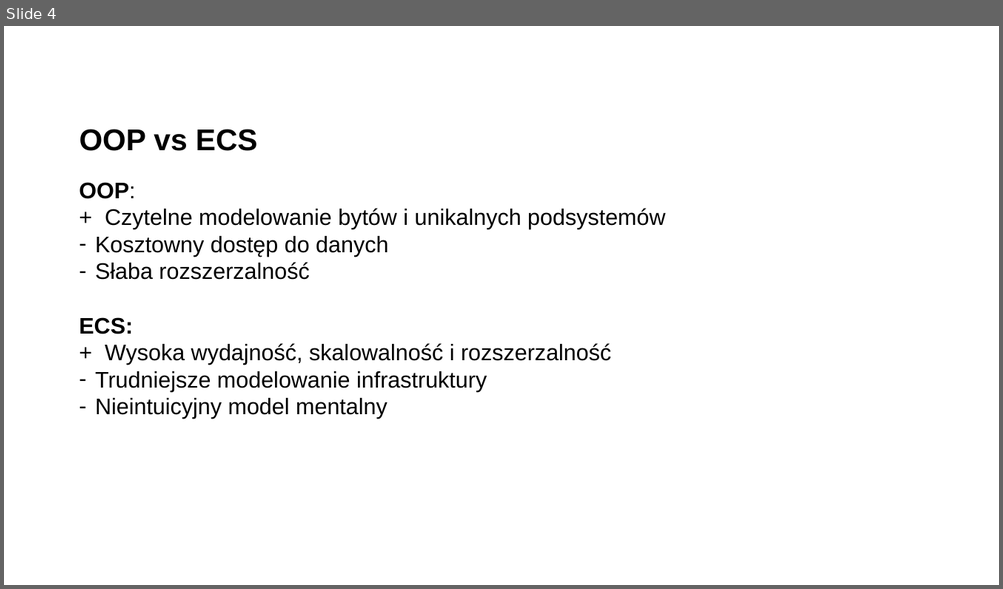
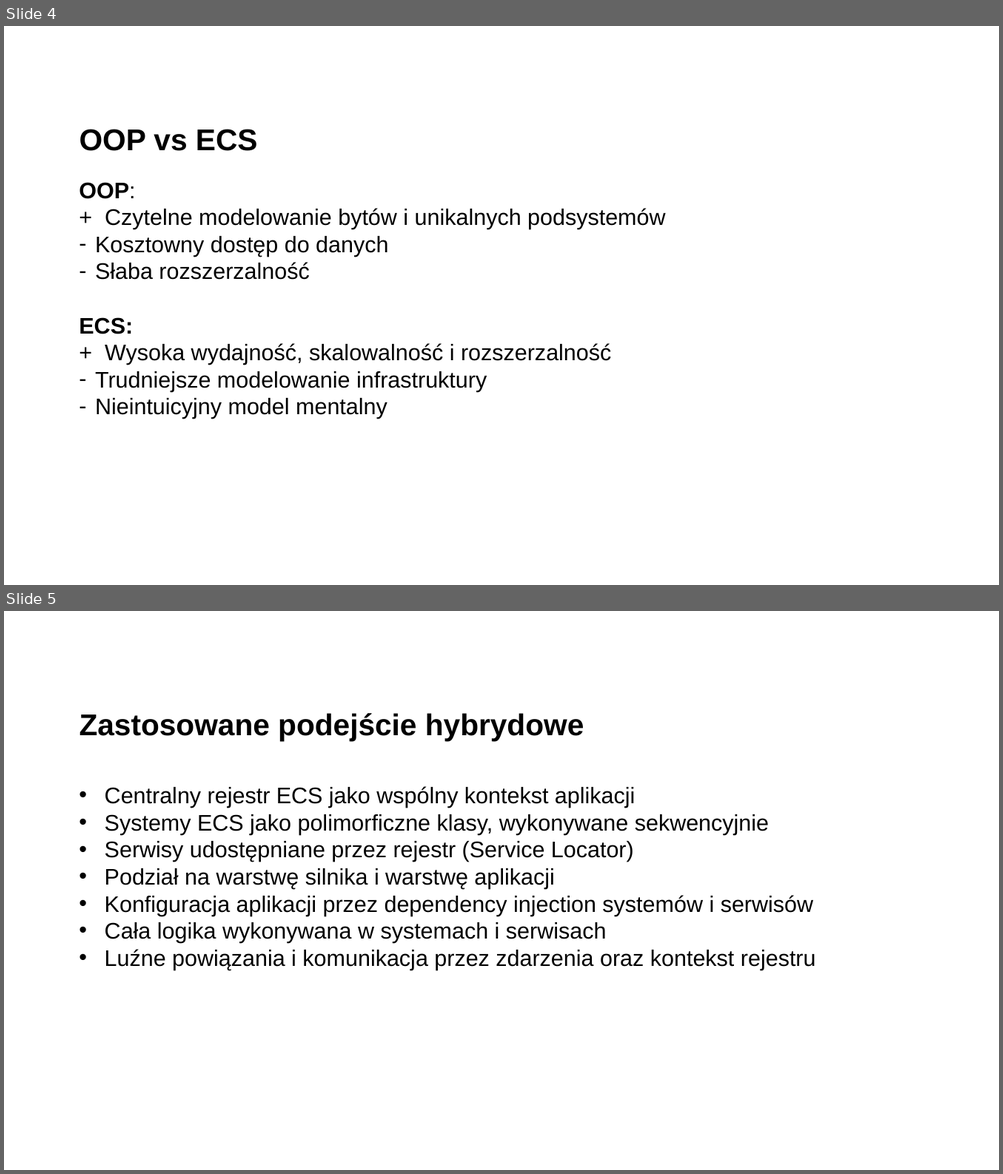
Before and after one commit to Filip-Rak/ecosystem-cc-results, a slide deck: docs/presentation.ppt. Shown one above the other, each under a label of ours: slide 4 before the commit, slides 4 and 5 after it. The pictures are 1003x589 and 1003x1174 pixels, drawn with LibreOffice and Linux fonts; fonts in the diff are those of the drawing; background and template pictures are left out. Boxes give left, top, right and bottom in pixels: in the first picture for what was removed or moved away, otherwise in the second. Text is boxed around its words. In the diff, an @@ line names an element or a change of style, - is before the commit and + after.

```diff
--- a/docs/presentation.ppt
+++ b/docs/presentation.ppt
@@ slide 5 added at [4,611,999,1170], background picture (left out) @@
@@ title added at [79,713,584,741], 32 pt, text #000000, bold @@
+Zastosowane podejście hybrydowe
@@ text added at [105,786,816,971], 24 pt, text #000000 @@
+• Centralny rejestr ECS jako wspólny kontekst aplikacji
+• Systemy ECS jako polimorficzne klasy, wykonywane sekwencyjnie
+• Serwisy udostępniane przez rejestr (Service Locator)
+• Podział na warstwę silnika i warstwę aplikacji
+• Konfiguracja aplikacji przez dependency injection systemów i serwisów
+• Cała logika wykonywana w systemach i serwisach
+• Luźne powiązania i komunikacja przez zdarzenia oraz kontekst rejestru
```
Also in this commit, not shown: 1 slide changed, 2 other slides added, 3 other files.
